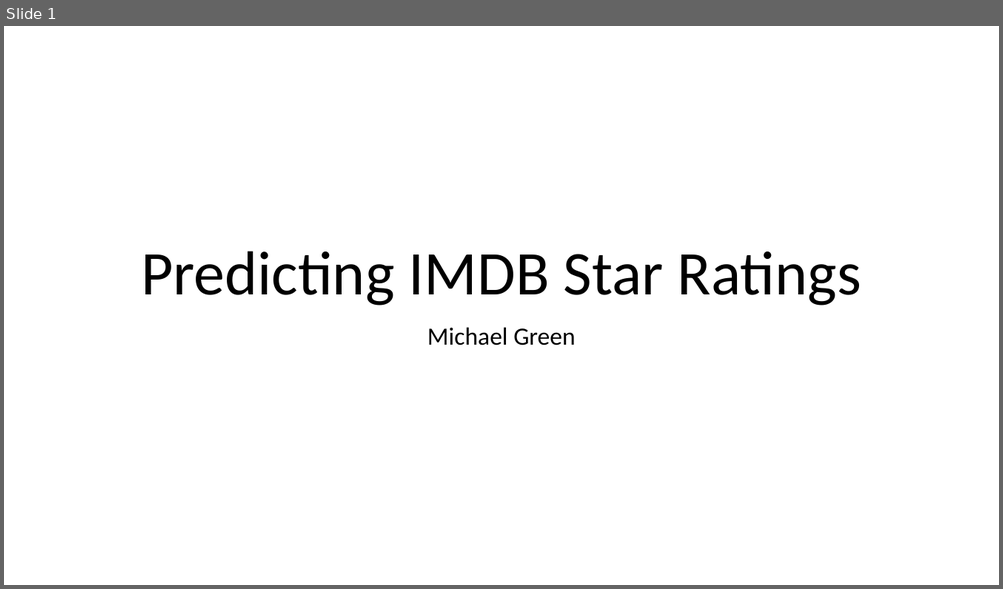
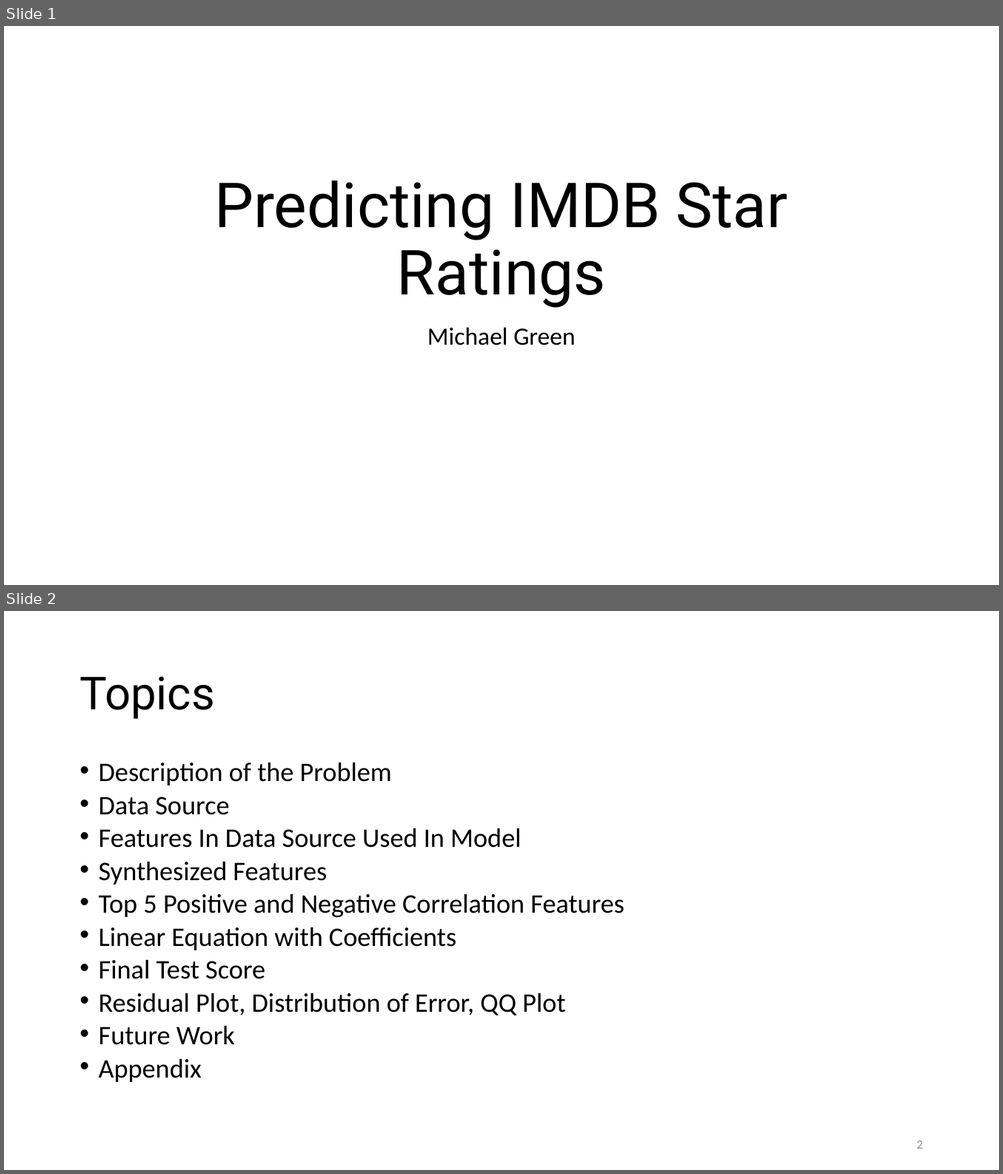
Before and after one commit to michael-a-green/Metis_Project2, a slide deck: Michael_Green_Metis_Project2.pptx. Shown one above the other, each under a label of ours: slide 1 before the commit, slides 1 and 2 after it. The pictures are 1003x589 and 1003x1174 pixels, drawn with LibreOffice and Linux fonts; fonts in the diff are those of the drawing. Boxes give left, top, right and bottom in pixels: in the first picture for what was removed or moved away, otherwise in the second. Text is boxed around its words. In the diff, an @@ line names an element or a change of style, - is before the commit and + after.

```diff
--- a/Michael_Green_Metis_Project2.pptx
+++ b/Michael_Green_Metis_Project2.pptx
@@ slide 2 added at [4, 611, 999, 1170], background #FFFFFF @@
@@ title added at [79, 676, 214, 719], 44 pt, text #000000 @@
+Topics
@@ text added at [99, 762, 624, 1082], 25.9 pt, text #000000 @@
+• Description of the Problem
+• Data Source
+• Features In Data Source Used In Model
+• Synthesized Features
+• Top 5 Positive and Negative Correlation Features
+• Linear Equation with Coefficients
+• Final Test Score
+• Residual Plot, Distribution of Error, QQ Plot
+• Future Work
+• Appendix
@@ page number added at [916, 1141, 922, 1149], 12 pt, text #8C8C8C @@
+2
@@ slide 1 changed as well @@
@@ title "Predicting IMDB Star Ratings" at [214, 181, 788, 308]: font Calibri to Roboto @@
```
Also in this commit, not shown: 14 other slides added, 1 slide removed, 2 other files.
